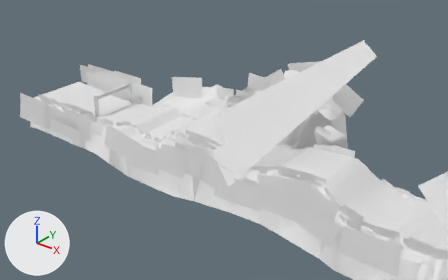
The FBX model Assets/Map/Models/Theme_01/Forest_12.fbx: old version first, new version second.
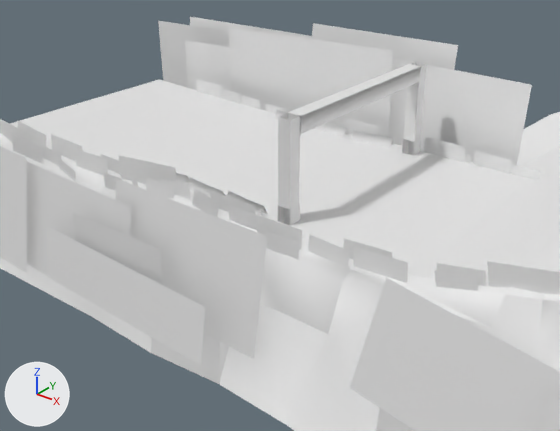
Old and new are each drawn from a camera (50 mm lens) standing at (142.5, -95.9, 65.1) and looking at (49.6, 20.3, -6.9) and again close up from a camera (50 mm lens) standing at (45.5, -28.1, 17.3) and looking at (21.7, 1.6, -1.1). Arrows for +X, +Y and +Z are at lower left; the lights stay in place. Where no turn or scale is listed for an object, it has been applied to the vertices.

The first close-up shows 'Ground_01', 'Label_01', 'Mountain_01', 'Start_01', 'Tree_01'.
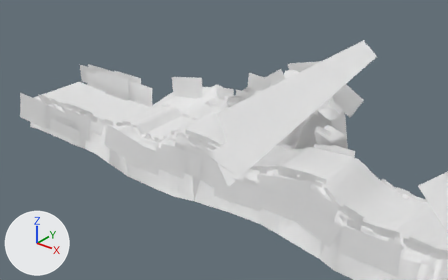
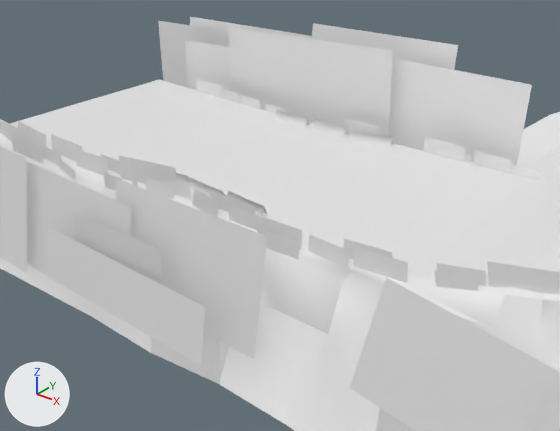
What the commit changed:
Object 'Start_01' (ob_start_01) is deleted.

Where the change shows, as pixel boxes [x1, y1, x2, y2] in the close-ups (560 x 431 px):
'Start_01', deleted: before [278, 62, 427, 225]
    faces in mat_label_mat_01 (white #e7e7e7): [278, 64, 421, 225]
    faces in mat_leak_mat_01 (white #e7e7e7): [278, 62, 427, 210]
